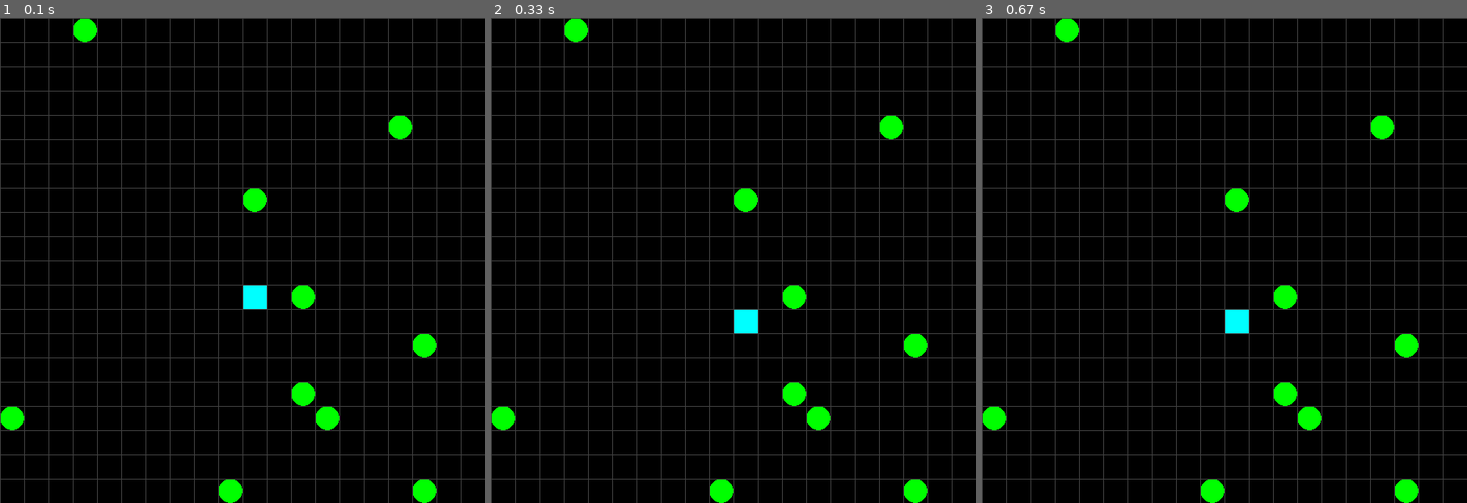
Above: before the commit, frames 1-3 (left to right).
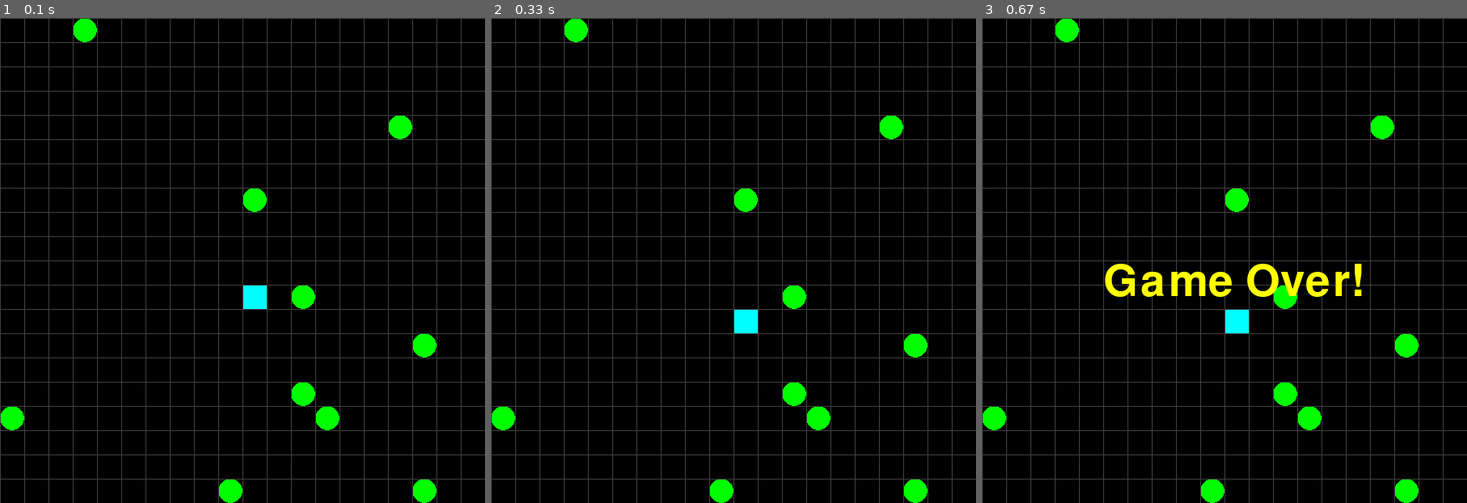
Above: after the commit, the same moments.

Repository: pipipik/py_game_01
Game: pygame game, started from game/snake/snake_bite.py
Two runs of this game, one before a commit and one after it. Both use one fixed random seed, a clock stepped at 60 frames per second and the inputs below.
Inputs:
- Up to frame 1 (0.1 s): no input
- Up to frame 2 (0.33 s): no input
- Up to frame 3 (0.67 s): tap Enter at 0.33 s

Frames 1-2 are identical in both runs. In frame 3, 1.5% of the frame differs, in the area x 25-79%, y 50-58%.

Commit message:
disp_message

Diff:
--- a/game/snake/snake_bite.py
+++ b/game/snake/snake_bite.py
@@ -27,7 +27,7 @@
   del FOODS[i] # 座標を削除
   add_food() # 餌を追加
 
-def paint():
+def paint(message):
   """ 画面全体の描画 """
   SURFACE.fill((0, 0, 0)) # ウィンドウを黒色(R,G,B)に塗りつぶす
   for food in FOODS: # 配列から座標を取り出し、円を描画
@@ -40,12 +40,16 @@
     pygame.draw.line(SURFACE, (64, 64, 64), (index*30, 0), (index*30, 600))
     pygame.draw.line(SURFACE, (64, 64, 64), (0, index*30), (600, index*30))
 
+  if message != None: # messageがある時は描画
+    SURFACE.blit(message, (150, 300))
   pygame.display.update() # プログラム中に描画した内容を画面に反映
 
 def main():
   """main routine"""
+  myfont = pygame.font.SysFont(None, 80)
   key = K_DOWN # 初期状態は下キー
   game_over = False # フラグ
+  message = None
   SNAKE.append((int(W/2), int(H/2))) # 初期状態は画面中央
   for _ in range(10):
     add_food() # 餌を10個配置
@@ -70,6 +74,7 @@
 
       # 衝突判定 1. 自分自身の衝突, 2. 左右の壁の衝突, 3. 上下の壁の衝突
       if head in SNAKE or head[0] < 0 or head[0] >= W or head[1] < 0 or head[1] >= H:
+        message = myfont.render("Game Over!", True, (255, 255, 0))
         game_over = True
 
       SNAKE.insert(0, head) # キーに応じて要素を追加
@@ -78,7 +83,7 @@
       else:
         SNAKE.pop() # 末尾の座標を削除
 
-    paint() # 描画関数呼び出し
+    paint(message) # 描画関数呼び出し
     FPSCLOCK.tick(5) # 1秒間に5回ループが実行
 
 # 自ファイルから開始された時にmain関数が実行
